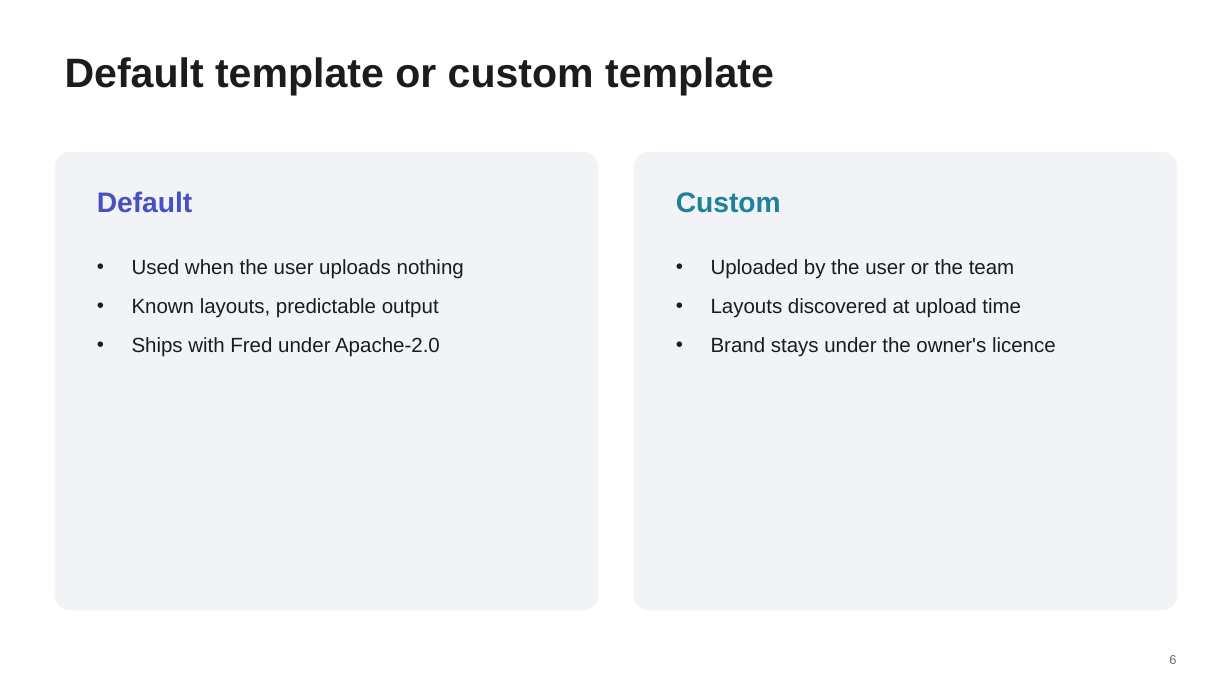
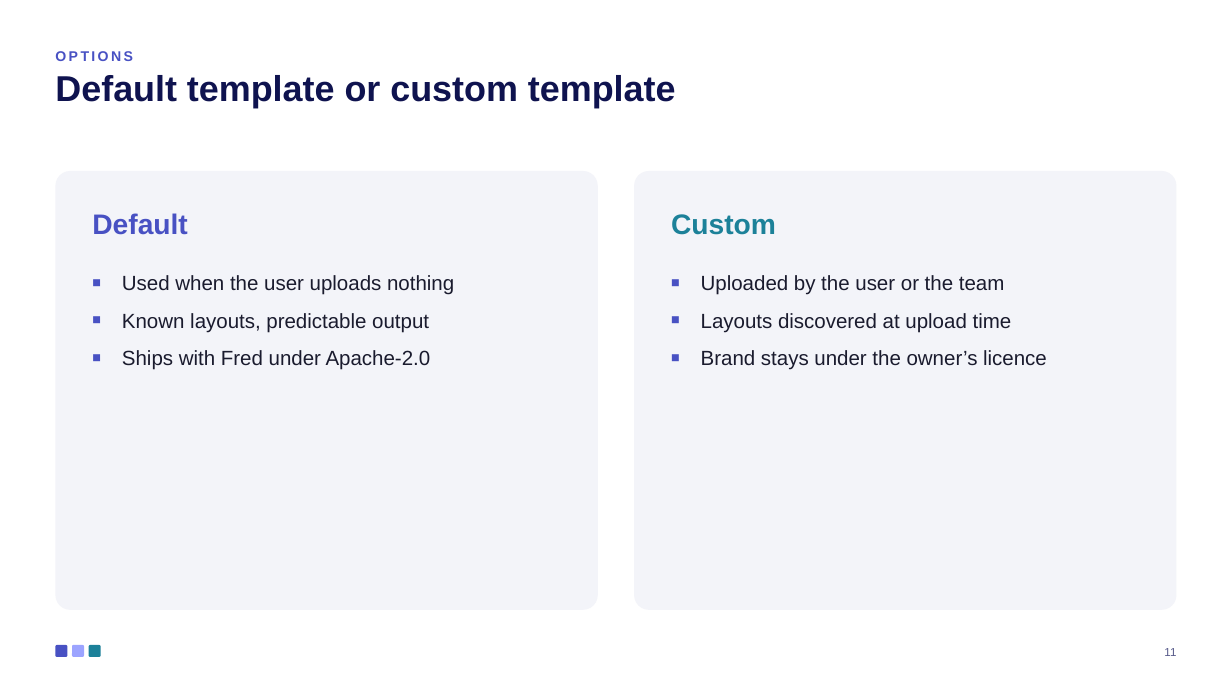
Before and after one commit to ThalesGroup/fred, a slide deck: slide 11 of libs/capabilities/fred-capability-ppt-filler/fred_capability_ppt_filler/builder/assets/fred_template.pptx (slide 6 before the commit). Drawn at 1232x693 pixels with LibreOffice and Linux fonts; fonts in the diff are those of the drawing. Boxes give left, top, right and bottom in pixels: in the first picture for what was removed or moved away, otherwise in the second. Text is boxed around its words. In the diff, an @@ line names an element or a change of style, - is before the commit and + after.

Commit message:
feat(#2679): ship the owner's Fred showcase deck as the built-in template
The table slide's body cells are emptied (header kept) so it reads as a data
table. Test expectations follow the new deck: pattern ids and names, the full
chart slide's caption, the example chart's design, a 3-column table, figure
and takeaway placeholders named on the layout, and a section list added in the
test since the deck has none.

```diff
--- a/libs/capabilities/fred-capability-ppt-filler/fred_capability_ppt_filler/builder/assets/fred_template.pptx
+++ b/libs/capabilities/fred-capability-ppt-filler/fred_capability_ppt_filler/builder/assets/fred_template.pptx
@@ text added at box(55, 51, 133, 61), 11 pt, text #4851C3, bold @@
+OPTIONS
@@ title "Default template or custom template": place and size @@
-title "Default template or custom template" at box(65, 57, 774, 95)
+title "Default template or custom template" at box(55, 75, 676, 108)
@@ title "Default template or custom template" at box(55, 75, 676, 108): size 32 to 28 pt, text colour #1B1C1E to #0F134F; line spacing 1 to 0.95 @@
@@ rounded rectangle: place and size @@
-rounded rectangle at box(55, 152, 598, 610)
+rounded rectangle at box(55, 171, 598, 610)
@@ rounded rectangle at box(55, 171, 598, 610): fill #F2F3F6 to #F3F4F9; outline #F2F3F6 1 pt to none; proportions changed @@
@@ rounded rectangle at box(634, 171, 1177, 610): fill #F2F3F6 to #F3F4F9; outline #F2F3F6 1 pt to none; proportions changed @@
@@ rounded rectangle: place and size @@
-rounded rectangle at box(635, 152, 1177, 610)
+rounded rectangle at box(634, 171, 1177, 610)
@@ text "Default": place and size @@
-text "Default" at box(97, 191, 192, 213)
+text "Default" at box(92, 213, 187, 235)
@@ text "Default" at box(92, 213, 187, 235): line spacing 1 to 1.1; less space between paragraphs @@
@@ text "Custom" at box(671, 214, 776, 235): line spacing 1 to 1.1; less space between paragraphs @@
@@ text "Custom": place and size @@
-text "Custom" at box(676, 192, 781, 213)
+text "Custom" at box(671, 214, 776, 235)
@@ text "Used when the user uploads ...": place and size @@
-text "Used when the user uploads ..." at box(132, 259, 464, 357)
+text "Used when the user uploads ..." at box(122, 275, 454, 370)
@@ text "Used when the user uploads ..." at box(122, 275, 454, 370): text colour #1B1C1E to #1A1B2E; bullet • to ■; line spacing 1 to 1.1; less space between paragraphs @@
@@ text "Uploaded by the user or ...": place and size @@
-text "Uploaded by the user or ..." at box(711, 259, 1056, 357)
+text "Uploaded by the user or ..." at box(701, 275, 1047, 370)
@@ text at box(701, 275, 1012, 333): text colour #1B1C1E to #1A1B2E in "Uploaded by the user or the team", "Layouts discovered at upload time"; bullet • to ■; line spacing 1 to 1.1; less space between paragraphs @@
@@ text at box(701, 350, 1047, 370): text changed; text colour #1B1C1E to #1A1B2E @@
-• Brand stays under the owner's licence
+■ Brand stays under the owner’s licence
@@ rounded rectangle added at box(55, 645, 67, 657), fill #4851C3 @@
@@ rounded rectangle added at box(72, 645, 84, 657), fill #9CA4FF @@
@@ rounded rectangle added at box(89, 645, 101, 657), fill #1C8199 @@
@@ page number added at box(1164, 648, 1176, 656), 9 pt, text #575A8A @@
+11
@@ page number removed at box(1169, 655, 1176, 664) @@
-6
```
Also in this commit, not shown: 7 other slides changed, 37 slides added, 8 slides removed, 8 other files.
